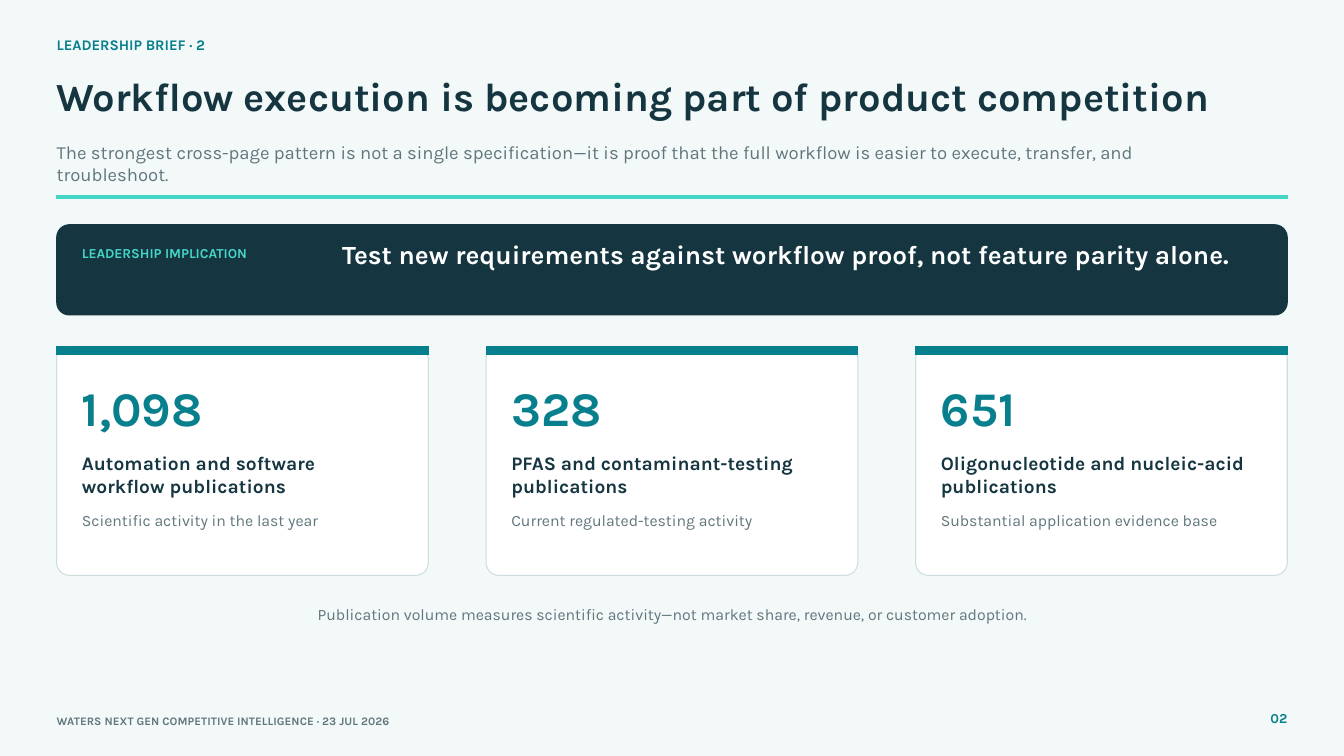
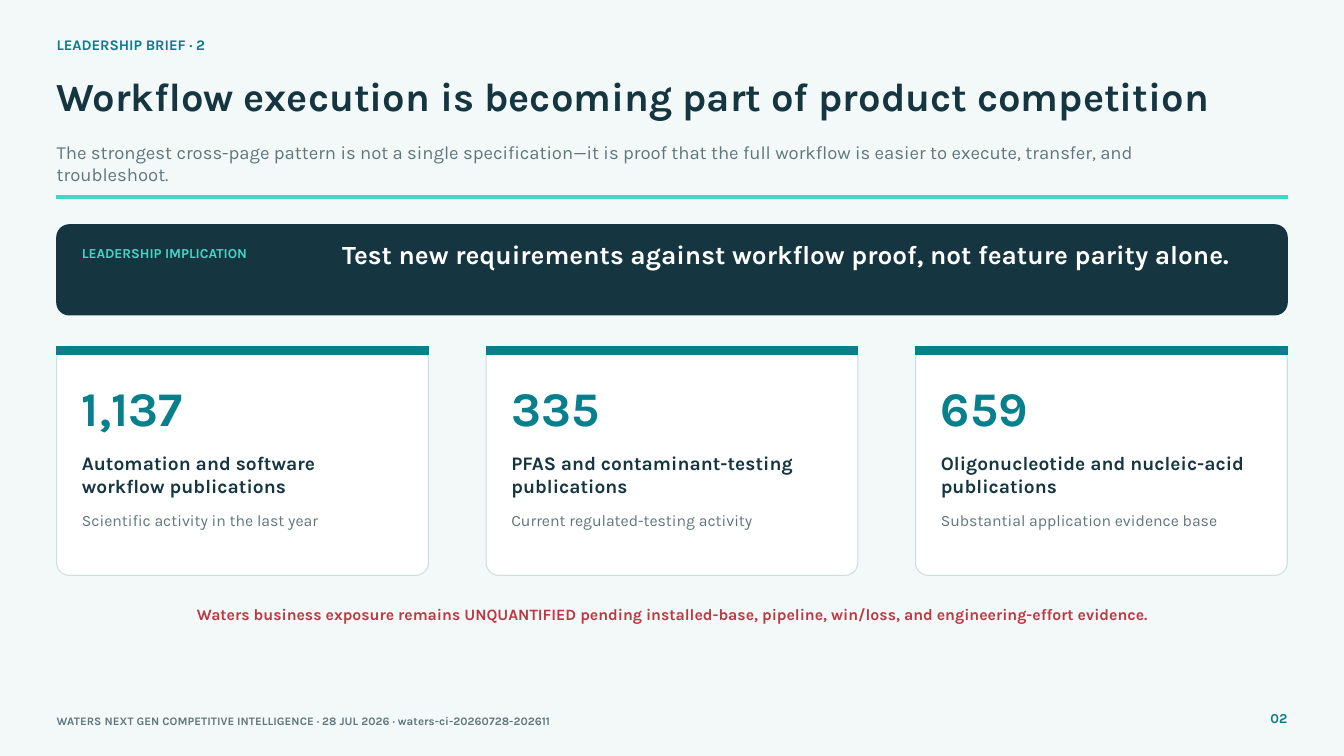
Before and after one commit to Chandni08/CompEngine, a slide deck: slide 2 of deploy-site/exports/waters-nextgen-leadership-brief.pptx. Drawn at 1344x756 pixels with LibreOffice and Linux fonts; fonts in the diff are those of the drawing. Boxes give left, top, right and bottom in pixels: in the first picture for what was removed or moved away, otherwise in the second. Text is boxed around its words. In the diff, an @@ line names an element or a change of style, - is before the commit and + after.

```diff
--- a/deploy-site/exports/waters-nextgen-leadership-brief.pptx
+++ b/deploy-site/exports/waters-nextgen-leadership-brief.pptx
@@ text at box(82, 394, 183, 433): text changed @@
-1,098
+1,137
@@ text at box(511, 394, 599, 427): text changed @@
-328
+335
@@ text at box(941, 394, 1028, 427): text changed @@
-651
+659
@@ text at box(197, 608, 1148, 624): text changed; text colour #60767D to #BA3A42; bold on @@
-Publication volume measures scientific activity—not market share, revenue, or customer adoption.
+Waters business exposure remains UNQUANTIFIED pending installed-base, pipeline, win/loss, and engineering-effort evidence.
@@ text at box(57, 717, 550, 725): text changed @@
-WATERS NEXT GEN COMPETITIVE INTELLIGENCE · 23 JUL 2026
+WATERS NEXT GEN COMPETITIVE INTELLIGENCE · 28 JUL 2026 · waters-ci-20260728-202611
```
Also in this commit, not shown: 7 other slides changed, 38 other files.
